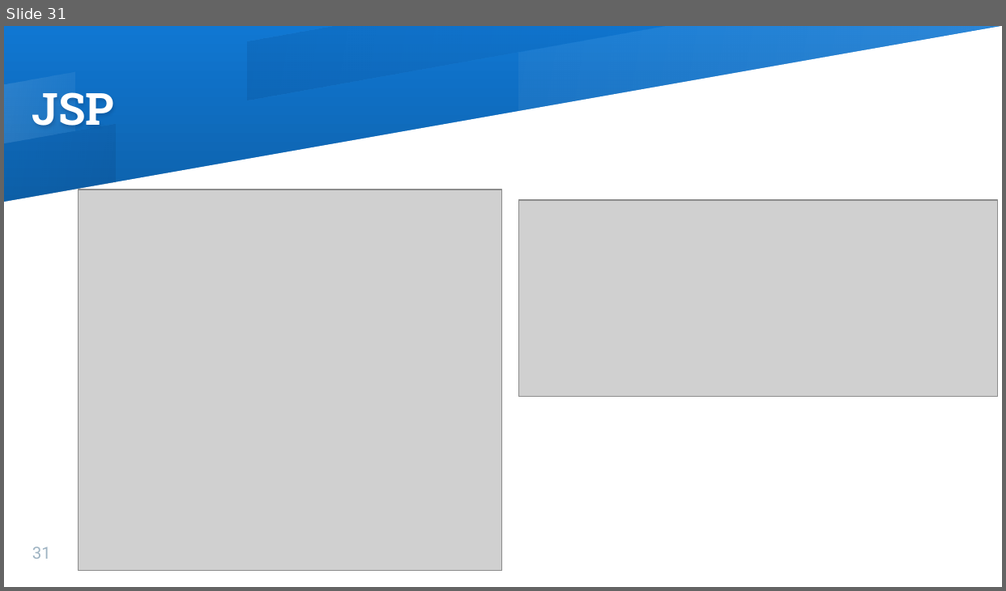
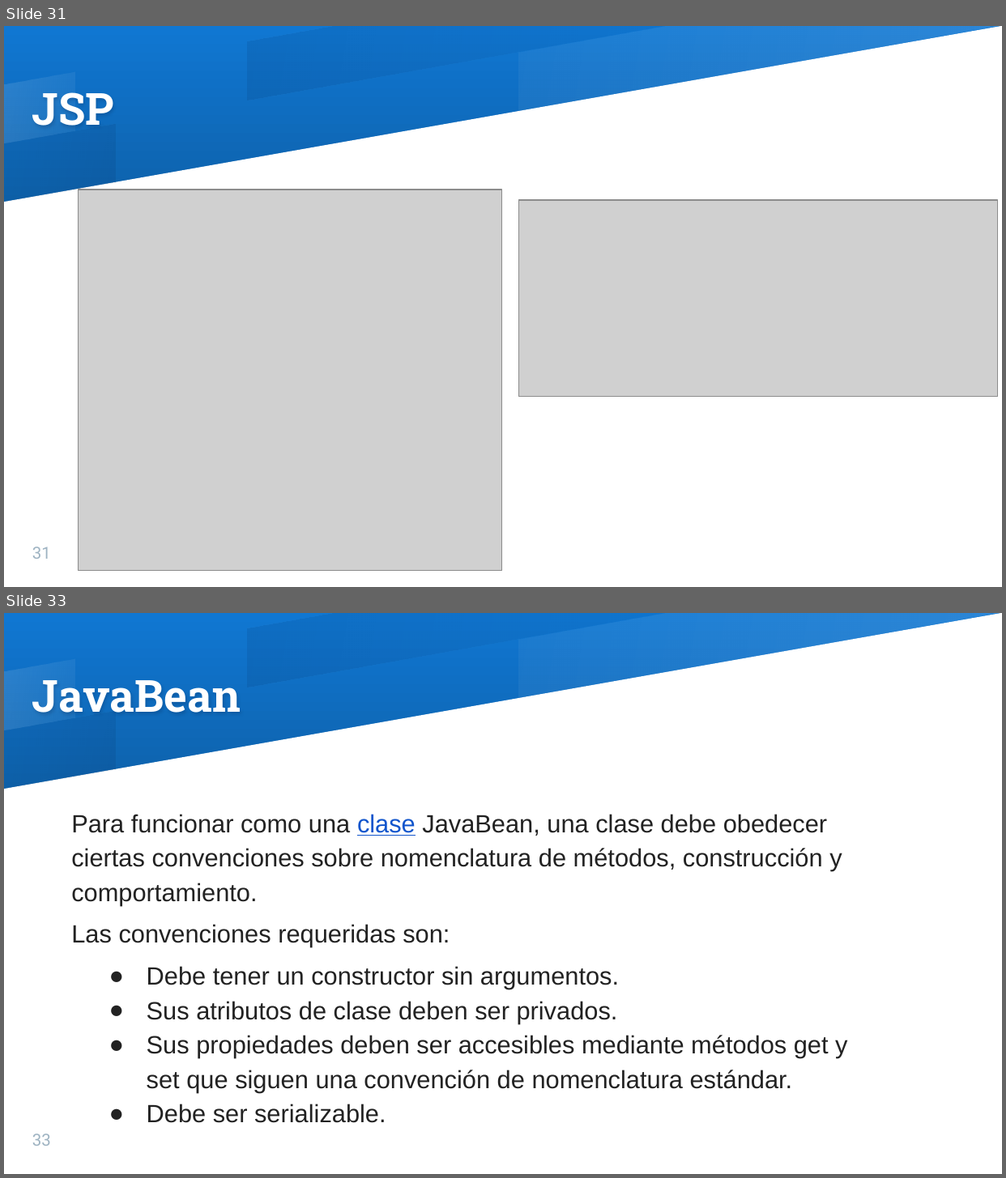
Before and after one commit to gladyscarrillo/JAVAEE, a slide deck: CursoJAVAEmpresarial.pptx. Shown one above the other, each under a label of ours: slide 31 before the commit, slides 31 and 33 after it; the slides between them are not shown. The pictures are 1006x591 and 1006x1178 pixels, drawn with LibreOffice and Linux fonts; fonts in the diff are those of the drawing; grey boxes stand for pictures. Boxes give left, top, right and bottom in pixels: in the first picture for what was removed or moved away, otherwise in the second. Text is boxed around its words. In the diff, an @@ line names an element or a change of style, - is before the commit and + after.

Commit message:
JavaBean y JPA

```diff
--- a/CursoJAVAEmpresarial.pptx
+++ b/CursoJAVAEmpresarial.pptx
@@ slide 33 added at box(4, 613, 1002, 1174), background gradient #1077D2 to #093153; not listed: 5 template elements that a slide beside it also shows @@
@@ title added at box(32, 680, 241, 713), 32 pt, text #FFFFFF, bold @@
+JavaBean
@@ text added at box(71, 814, 847, 1123), 18 pt, text #222222 @@
+Para funcionar como una clase JavaBean, una clase debe obedecer ciertas convenciones sobre nomenclatura de métodos, construcción y comportamiento.
+Las convenciones requeridas son:
+● Debe tener un constructor sin argumentos.
+● Sus atributos de clase deben ser privados.
+● Sus propiedades deben ser accesibles mediante métodos get y set que siguen una convención de nomenclatura estándar.
+● Debe ser serializable.
@@ page number added at box(32, 1134, 51, 1146), 12 pt, text #9EB3C2 @@
+33
```
Also in this commit, not shown: 2 slides changed, 5 other slides added.
